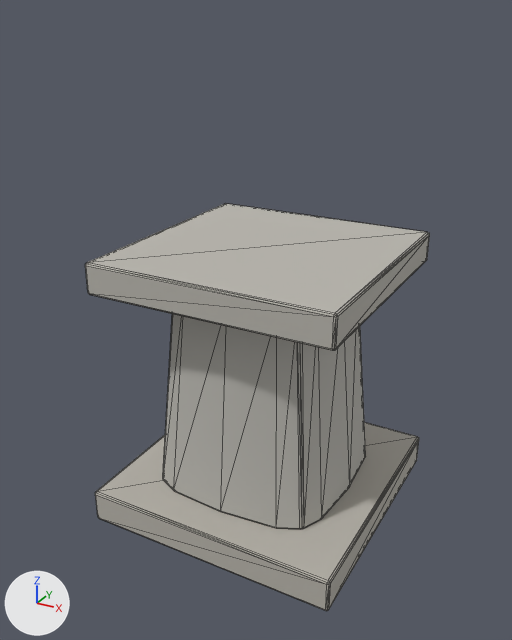
The glTF model packages/client/public/models/props/proving-floor_wall_0.glb: old version first, new version second.
Rendered twice from a camera (50 mm lens) standing at (0.968, -1.839, 1.564) and looking at (-0.016, -0.049, 0.669). Arrows for +X, +Y and +Z are at lower left; the lights stay in place. The picture after the commit comes second. Mesh edges are drawn as thin lines. Vertices at exactly the same position are counted once.

The first picture shows 'pillar'.
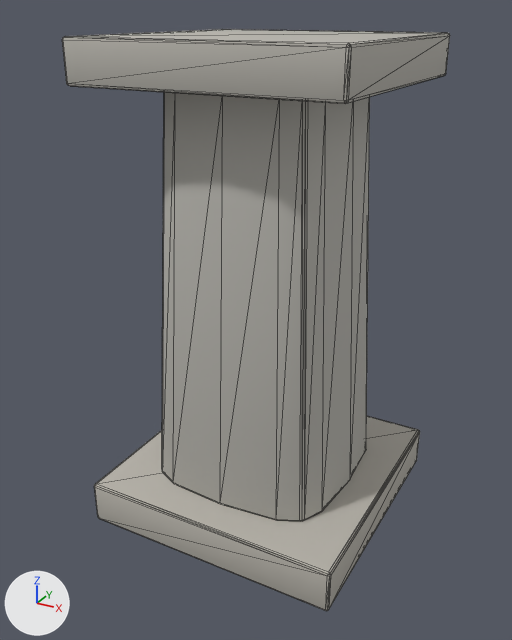
Diff of the bpy script that builds the scene:
```diff
--- a/packages/client/public/models/props/proving-floor_wall_0.glb.py
+++ b/packages/client/public/models/props/proving-floor_wall_0.glb.py
@@ me_pillar @@
 # used by ob_pillar; location = (0.0, 0.0, 0.0)
-me_pillar.from_pydata(...)  # 240 vertices, 468 faces; spans x -0.42..0.42, y -0.42..0.42, z 0.0..0.9
+me_pillar.from_pydata(...)  # 240 vertices, 468 faces; spans x -0.42..0.42, y -0.42..0.42, z 0.0..1.5
+# me_pillar part 1: the loose piece of 56 vertices spanning x -0.39..0.39, y -0.39..0.39, z 0.8..0.9 is scaled about its middle by (1, 1, 1.22), then moved by (0.0, 0.0, 0.59)
+# me_pillar part 2: all 92 vertices in x -0.42..0.42, y -0.42..0.42, z 0.102..0.118 are moved by (0.0, 0.0, 0.03)
+# me_pillar part 3: all 64 vertices in x -0.251..0.251, y -0.251..0.251, z 0.792..0.8 are moved by (0.0, 0.0, 0.58)
 me_pillar.materials.append(mat_prop_b7b3aa)
```

Location of each change, [x1, y1, x2, y2] in pixels of the pictures (512 x 640 px; the box of a moved part takes in the faces that stretch with it):
'pillar', reshaped (12% wider, 43% taller)
    before: [85, 203, 430, 611]
    after: [62, 29, 450, 611]
part 1 of me_pillar, moved or reshaped
    before: [85, 203, 430, 350]
    after: [62, 29, 450, 104]
part 2 of me_pillar, moved or reshaped
    before: [95, 422, 419, 610]
    after: [94, 416, 420, 610]
part 3 of me_pillar, moved or reshaped
    before: [163, 314, 366, 528]
    after: [162, 92, 370, 520]
